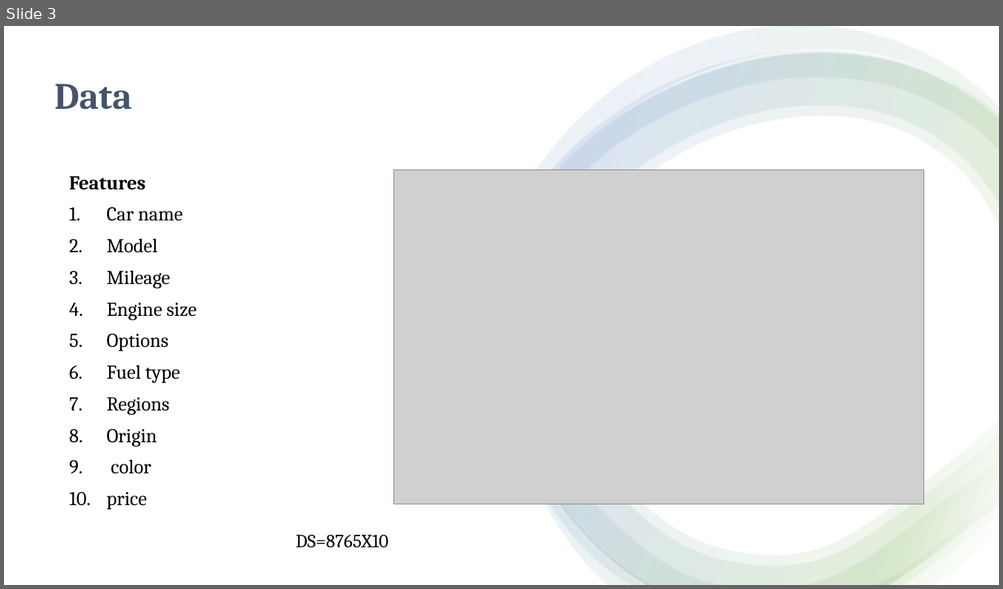
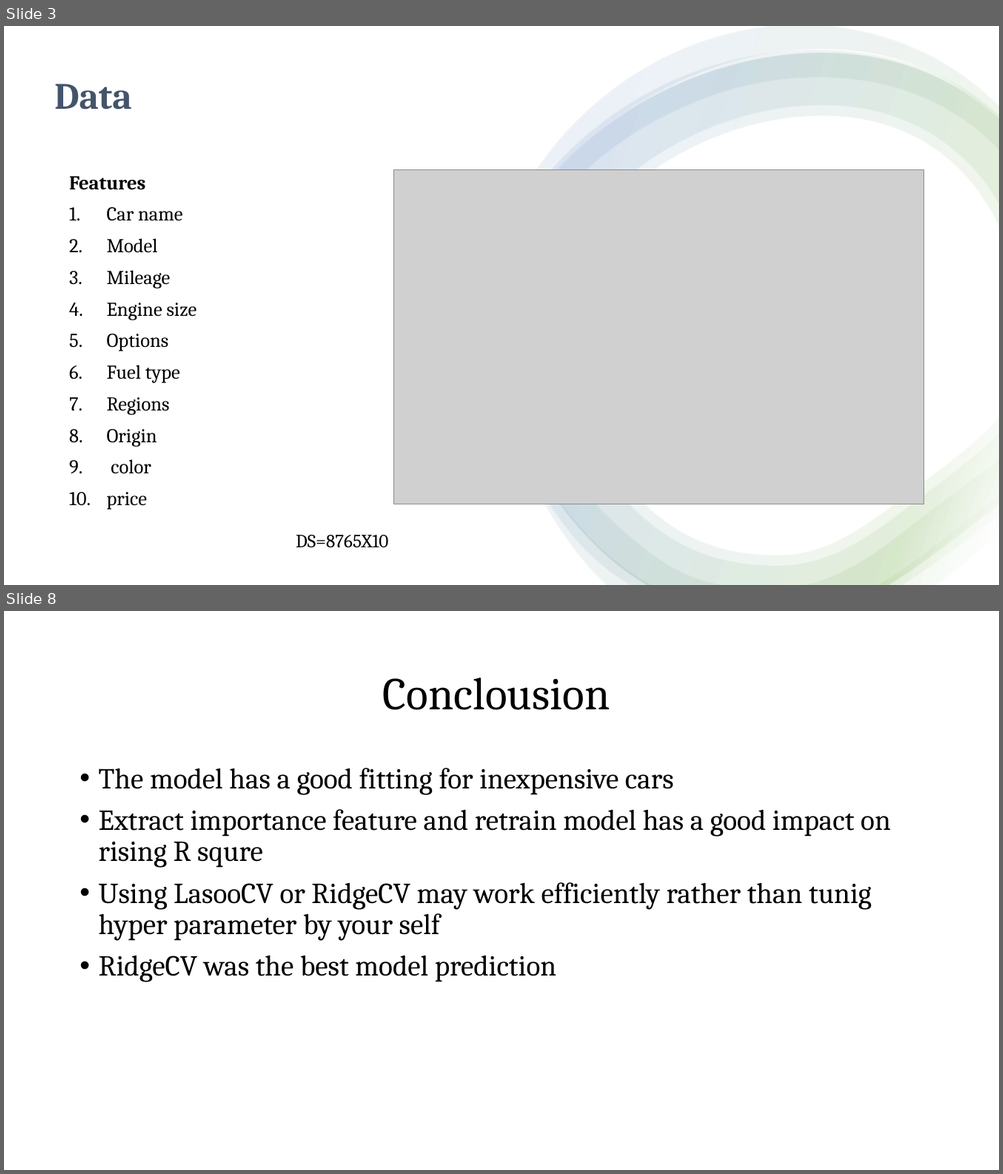
Before and after one commit to jamilah-alharbi/used-car-prediction-in-Saudi-Arabia, a slide deck: used car prediction.pptx. Shown one above the other, each under a label of ours: slide 3 before the commit, slides 3 and 8 after it; the slides between them are not shown. The pictures are 1003x589 and 1003x1174 pixels, drawn with LibreOffice and Linux fonts; fonts in the diff are those of the drawing; grey boxes stand for pictures. Boxes give left, top, right and bottom in pixels: in the first picture for what was removed or moved away, otherwise in the second. Text is boxed around its words. In the diff, an @@ line names an element or a change of style, - is before the commit and + after.

```diff
--- a/used car prediction.pptx
+++ b/used car prediction.pptx
@@ slide 8 added at box(4, 611, 999, 1170), background #FFFFFF @@
@@ title added at box(383, 678, 610, 710), 44 pt, text #000000 @@
+Conclousion
@@ text added at box(99, 768, 891, 982), 28 pt, text #000000 @@
+• The model has a good fitting for inexpensive cars
+• Extract importance feature and retrain model has a good impact on rising R squre
+• Using LasooCV or RidgeCV may work efficiently rather than tunig hyper parameter by your self
+• RidgeCV was the best model prediction
```
Also in this commit, not shown: 3 slides changed, 4 other slides added, 3 slides removed.
